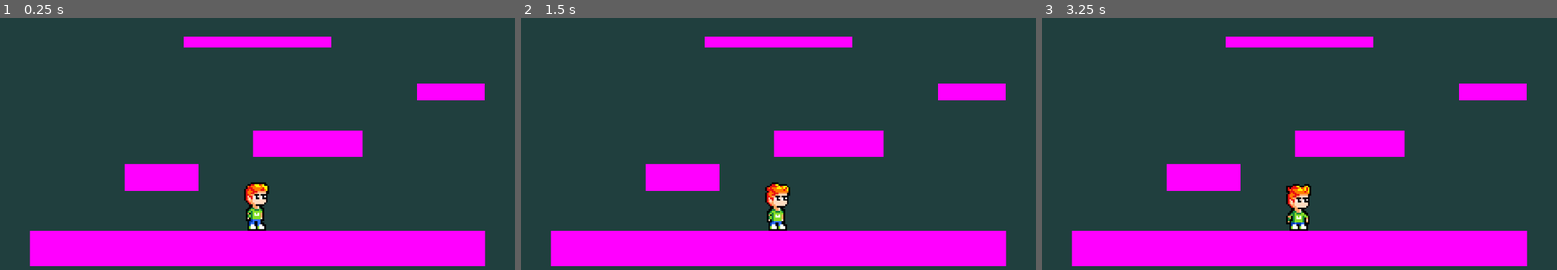
Above: before the commit, frames 1-3 (left to right).
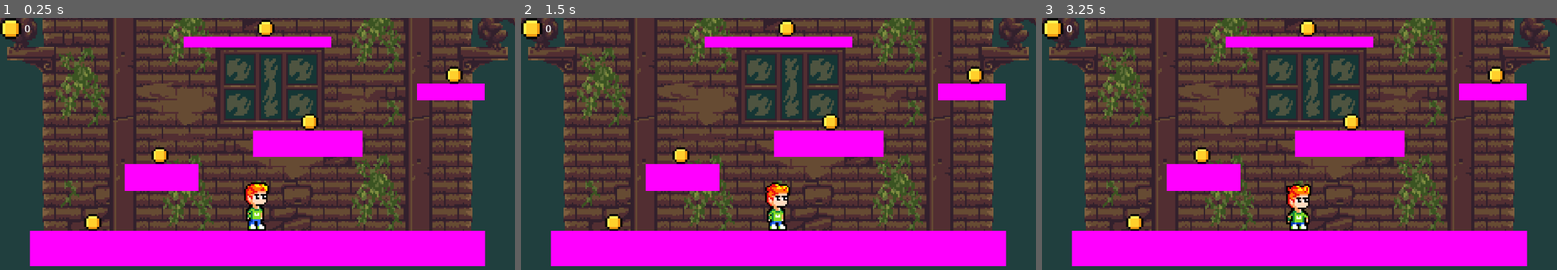
Above: after the commit, the same moments.

Repository: awowy/Cat-Game
Game: Godot game, scene res://scenes/main.tscn
The game is run twice, just before and just after one commit, with the same random seed, the same clock (stepped at 60 frames per second) and the same inputs.
Inputs:
- Up to frame 1 (0.25 s): no input
- Up to frame 2 (1.5 s): tap Enter (ui_accept) at 0.5, 0.6, 0.77, 1.07, 1.35 s; hold Right (ui_right) from 0.53 s (still down)
- Up to frame 3 (3.25 s): tap Enter (ui_accept) at 1.52, 1.82, 2.1, 2.75, 2.85, 3.02 s; release Right (ui_right) at 2.03 s; hold Left (ui_left) 2.03-2.78 s; hold Right (ui_right) from 2.78 s (still down)

The runs differ from the first frame. In frame 1, 64% of the frame differs, in the area x 0-100%, y 0-85%; in frame 2, 64%; in frame 3, 64%.

Commit message:
added lots of things
- Added placeholder collectibles including ui and scripts
- Removed unnecessary scripts and nodes
- Added placeholder background building
-Added func to freeze and unfreeze player when hitting transition area

Diff:
--- a/cat-game/project.godot
+++ b/cat-game/project.godot
@@ -14,6 +14,11 @@
 run/main_scene="uid://b1g2emsj6dnqc"
 config/features=PackedStringArray("4.5", "Forward Plus")
 config/icon="res://icon.svg"
+
+[autoload]
+
+EventController="*res://scripts/event_controller.gd"
+GameController="*res://scripts/game_controller.gd"
 
 [dotnet]
 
--- /dev/null
+++ b/cat-game/scenes/building_on_beginning_2d.tscn
@@ -0,0 +1,12 @@
+[gd_scene load_steps=3 format=3 uid="uid://c3uvb7k6lmetm"]
+
+[ext_resource type="Texture2D" uid="uid://b27ej25763idk" path="res://assets/Metroidvania Placeholder BG assets/Gothicvania/Tilemaps/GothicHorror/tiles.png" id="1_bgbc1"]
+
+[sub_resource type="AtlasTexture" id="AtlasTexture_s3hca"]
+atlas = ExtResource("1_bgbc1")
+region = Rect2(461, 0, 310, 176)
+
+[node name="BuildingOnBeginning2D" type="Node2D"]
+
+[node name="Sprite2D" type="Sprite2D" parent="."]
+texture = SubResource("AtlasTexture_s3hca")
--- /dev/null
+++ b/cat-game/scenes/insects.tscn
@@ -0,0 +1,28 @@
+[gd_scene load_steps=6 format=3 uid="uid://cj5qto4fg2mwq"]
+
+[ext_resource type="Script" uid="uid://h7e644ln5bsu" path="res://scripts/insects.gd" id="1_j8gca"]
+[ext_resource type="Texture2D" uid="uid://csceyw308a3mx" path="res://assets/insect/coin_spin-Sheet.png" id="2_b1svg"]
+[ext_resource type="AudioStream" uid="uid://ct4mibsxq6sey" path="res://assets/audios/metal-pipe-falling-sound-effect.mp3" id="3_b1svg"]
+
+[sub_resource type="AtlasTexture" id="AtlasTexture_ww04n"]
+atlas = ExtResource("2_b1svg")
+region = Rect2(0, 0, 80, 80)
+
+[sub_resource type="CircleShape2D" id="CircleShape2D_2y57t"]
+radius = 42.201897
+
+[node name="Insects" type="Node2D"]
+script = ExtResource("1_j8gca")
+
+[node name="Sprite2D" type="Sprite2D" parent="."]
+texture = SubResource("AtlasTexture_ww04n")
+
+[node name="Area2D" type="Area2D" parent="Sprite2D"]
+
+[node name="CollisionShape2D" type="CollisionShape2D" parent="Sprite2D/Area2D"]
+shape = SubResource("CircleShape2D_2y57t")
+
+[node name="sfx_metalpipe" type="AudioStreamPlayer2D" parent="."]
+stream = ExtResource("3_b1svg")
+
+[connection signal="body_entered" from="Sprite2D/Area2D" to="." method="_on_area_2d_body_entered"]
--- /dev/null
+++ b/cat-game/scenes/insects_ui.tscn
@@ -0,0 +1,30 @@
+[gd_scene load_steps=4 format=3 uid="uid://bbykibi67y2wq"]
+
+[ext_resource type="Script" uid="uid://cnjroqvjau1r" path="res://scripts/insects_ui.gd" id="1_ya8aw"]
+[ext_resource type="Texture2D" uid="uid://csceyw308a3mx" path="res://assets/insect/coin_spin-Sheet.png" id="2_ng5ch"]
+
+[sub_resource type="AtlasTexture" id="AtlasTexture_qxxrv"]
+atlas = ExtResource("2_ng5ch")
+region = Rect2(0, 0, 80, 80)
+
+[node name="InsectsUI" type="Control"]
+layout_mode = 3
+anchors_preset = 0
+offset_right = 40.0
+offset_bottom = 40.0
+script = ExtResource("1_ya8aw")
+
+[node name="TextureRect" type="TextureRect" parent="."]
+layout_mode = 0
+offset_right = 40.0
+offset_bottom = 40.0
+texture = SubResource("AtlasTexture_qxxrv")
+
+[node name="RichTextLabel" type="RichTextLabel" parent="."]
+layout_mode = 0
+offset_left = 92.0
+offset_top = 12.0
+offset_right = 132.0
+offset_bottom = 52.0
+scale = Vector2(2.3497474, 2.3497474)
+text = "0"
--- a/cat-game/scenes/main.tscn
+++ b/cat-game/scenes/main.tscn
@@ -1,10 +1,13 @@
-[gd_scene load_steps=7 format=3 uid="uid://b1g2emsj6dnqc"]
+[gd_scene load_steps=10 format=3 uid="uid://b1g2emsj6dnqc"]
 
-[ext_resource type="PackedScene" path="res://scenes/player.tscn" id="1_sugp2"]
+[ext_resource type="PackedScene" uid="uid://m6vufvgd1ucs" path="res://scenes/player.tscn" id="1_sugp2"]
 [ext_resource type="PackedScene" uid="uid://coaf5p7klldq2" path="res://scenes/camera_2d.tscn" id="2_jyhfs"]
-[ext_resource type="PackedScene" path="res://scenes/placeholder_ground.tscn" id="3_tbgi4"]
+[ext_resource type="PackedScene" uid="uid://c3uvb7k6lmetm" path="res://scenes/building_on_beginning_2d.tscn" id="2_tipki"]
+[ext_resource type="PackedScene" uid="uid://84y145u6urx2" path="res://scenes/placeholder_ground.tscn" id="3_tbgi4"]
 [ext_resource type="Texture2D" uid="uid://mqx5fysu7ua7" path="res://assets/Metroidvania Placeholder BG assets/Gothicvania/Background/NightTownParallax/night-town-background-sky.png" id="4_jyhfs"]
-[ext_resource type="Script" uid="uid://gbk0f8a8t7nt" path="res://scenes/camera_move_detector.gd" id="5_tbgi4"]
+[ext_resource type="Script" uid="uid://gbk0f8a8t7nt" path="res://scripts/camera_move_detector.gd" id="5_tbgi4"]
+[ext_resource type="PackedScene" uid="uid://cj5qto4fg2mwq" path="res://scenes/insects.tscn" id="6_tefeu"]
+[ext_resource type="PackedScene" uid="uid://bbykibi67y2wq" path="res://scenes/insects_ui.tscn" id="7_o6xl0"]
 
 [sub_resource type="SegmentShape2D" id="SegmentShape2D_tefeu"]
 a = Vector2(-132.5899, 0)
@@ -17,6 +20,10 @@
 rotation = 3.1415927
 scale = Vector2(3.1933508, -1.6142354)
 texture = ExtResource("4_jyhfs")
+
+[node name="BuildingOnBeginning2D" parent="." instance=ExtResource("2_tipki")]
+position = Vector2(0, -86)
+scale = Vector2(0.99999994, 0.99999994)
 
 [node name="Player" parent="." instance=ExtResource("1_sugp2")]
 scale = Vector2(0.9950222, 1)
@@ -53,6 +60,29 @@
 [node name="CameraMoveOnTrigger" type="Marker2D" parent="."]
 position = Vector2(0, -195)
 
-[node name="BuildingOnBeginning2D" type="Sprite2D" parent="."]
+[node name="Insects" parent="." instance=ExtResource("6_tefeu")]
+position = Vector2(-98, -5)
+scale = Vector2(0.12684757, 0.12684757)
+
+[node name="Insects2" parent="." instance=ExtResource("6_tefeu")]
+position = Vector2(-58.000004, -44.999996)
+scale = Vector2(0.12684757, 0.12684757)
+
+[node name="Insects3" parent="." instance=ExtResource("6_tefeu")]
+position = Vector2(30.999985, -65)
+scale = Vector2(0.12684757, 0.12684757)
+
+[node name="Insects4" parent="." instance=ExtResource("6_tefeu")]
+position = Vector2(116.999985, -92.99999)
+scale = Vector2(0.12684757, 0.12684757)
+
+[node name="Insects5" parent="." instance=ExtResource("6_tefeu")]
+position = Vector2(4.9999924, -120.99999)
+scale = Vector2(0.12684757, 0.12684757)
+
+[node name="CanvasLayer" type="CanvasLayer" parent="."]
+
+[node name="InsectsUI" parent="CanvasLayer" instance=ExtResource("7_o6xl0")]
+scale = Vector2(0.597657, 0.597657)
 
 [connection signal="body_entered" from="PlaceholderGround5/Area2D" to="PlaceholderGround5" method="_on_area_2d_body_entered"]
--- a/cat-game/scripts/camera_move_detector.gd
+++ b/cat-game/scripts/camera_move_detector.gd
@@ -2,10 +2,16 @@
 
 @onready var camera = $"../Camera2D"
 @onready var target = $"../CameraMoveOnTrigger"
+@onready var player = $"../Player"
 
 var camera_tween: Tween
 
 func _on_area_2d_body_entered(body: Node2D) -> void:
-	var target_vector = Vector2(target.position.x, target.position.y)
-	camera_tween = create_tween()
-	camera_tween.tween_property(camera, 'global_position', target_vector, 2)
+	if body == player:
+		var target_vector = Vector2(target.position.x, target.position.y)
+		camera_tween = create_tween()
+		camera_tween.tween_property(camera, 'global_position', target_vector, 2)
+
+		player.freeze()
+		await get_tree().create_timer(2).timeout
+		player.unfreeze()
--- a/cat-game/scripts/cat.gd
+++ /dev/null
@@ -1,25 +0,0 @@
-extends CharacterBody2D
-
-
-const SPEED = 300.0
-const JUMP_VELOCITY = -400.0
-
-
-func _physics_process(delta: float) -> void:
-	# Add the gravity.
-	if not is_on_floor():
-		velocity += get_gravity() * delta
-
-	# Handle jump.
-	if Input.is_action_just_pressed("ui_accept") and is_on_floor():
-		velocity.y = JUMP_VELOCITY
-
-	# Get the input direction and handle the movement/deceleration.
-	# As good practice, you should replace UI actions with custom gameplay actions.
-	var direction := Input.get_axis("ui_left", "ui_right")
-	if direction:
-		velocity.x = direction * SPEED
-	else:
-		velocity.x = move_toward(velocity.x, 0, SPEED)
-
-	move_and_slide()
--- /dev/null
+++ b/cat-game/scripts/event_controller.gd
@@ -0,0 +1,3 @@
+extends Node
+
+signal insect_collected(value: int)
--- /dev/null
+++ b/cat-game/scripts/game_controller.gd
@@ -0,0 +1,7 @@
+extends Node
+
+var total_insects := 0
+
+func insect_collected(value: int):
+	total_insects += 1
+	EventController.emit_signal('insect_collected', total_insects)
--- /dev/null
+++ b/cat-game/scripts/insects.gd
@@ -0,0 +1,11 @@
+extends Node2D
+@onready var player = $"../Player"
+@onready var sfx_metalpipe = $sfx_metalpipe
+
+var value = 1
+
+func _on_area_2d_body_entered(body: Node2D) -> void:
+	if body == player:
+		sfx_metalpipe.play()
+		GameController.insect_collected(value)
+		self.queue_free()
--- /dev/null
+++ b/cat-game/scripts/insects_ui.gd
@@ -0,0 +1,10 @@
+extends Control
+@onready var label = $RichTextLabel
+
+
+# Called when the node enters the scene tree for the first time.
+func _ready() -> void:
+	EventController.connect('insect_collected', on_event_insect_collected)
+
+func on_event_insect_collected(value: int):
+	label.text = str(value)
--- a/cat-game/scripts/movement.gd
+++ b/cat-game/scripts/movement.gd
@@ -4,11 +4,18 @@
 @onready var sfx_jump = $sfx_jump
 @onready var sfx_bonk = $sfx_bonk
 
+var can_move := true
+
 const MOVE_SPEED = 100
 const JUMP_FORCE = 250
 const GRAVITY = 500
 
 func _physics_process(delta: float) -> void:
+	if can_move == false:
+		velocity.x = 0
+		move_and_slide()
+		return
+
 	#Gravity
 	if not is_on_floor():
 		velocity.y += GRAVITY * delta
@@ -38,3 +45,12 @@
 	if is_on_ceiling():
 			sfx_jump.stop()
 			sfx_bonk.play()
+
+func freeze():
+	can_move = false
+	player_anim.play("idle")
+	return can_move
+
+func unfreeze():
+	can_move = true
+	return can_move
--- a/cat-game/scripts/player.gd
+++ /dev/null
@@ -1,25 +0,0 @@
-extends CharacterBody2D
-
-
-const SPEED = 300.0
-const JUMP_VELOCITY = -400.0
-
-
-func _physics_process(delta: float) -> void:
-	# Add the gravity.
-	if not is_on_floor():
-		velocity += get_gravity() * delta
-
-	# Handle jump.
-	if Input.is_action_just_pressed("ui_accept") and is_on_floor():
-		velocity.y = JUMP_VELOCITY
-
-	# Get the input direction and handle the movement/deceleration.
-	# As good practice, you should replace UI actions with custom gameplay actions.
-	var direction := Input.get_axis("ui_left", "ui_right")
-	if direction:
-		velocity.x = direction * SPEED
-	else:
-		velocity.x = move_toward(velocity.x, 0, SPEED)
-
-	move_and_slide()
Not shown, added: cat-game/assets/audios/metal-pipe-falling-sound-effect.mp3.import
Binary file added: cat-game/assets/insect/coin_spin-Sheet.png
Not shown, added: cat-game/assets/insect/coin_spin-Sheet.png.import
Not shown, removed: cat-game/scripts/cat.gd.uid
Not shown, added: cat-game/scripts/event_controller.gd.uid
Not shown, added: cat-game/scripts/game_controller.gd.uid
Not shown, added: cat-game/scripts/insects.gd.uid
Not shown, added: cat-game/scripts/insects_ui.gd.uid
Not shown, removed: cat-game/scripts/player.gd.uid
Not shown, added: cat-game/assets/audios/metal-pipe-falling-sound-effect.mp3
Not shown, added: cat-game/scenes/insects.tscn2569977782.tmp
